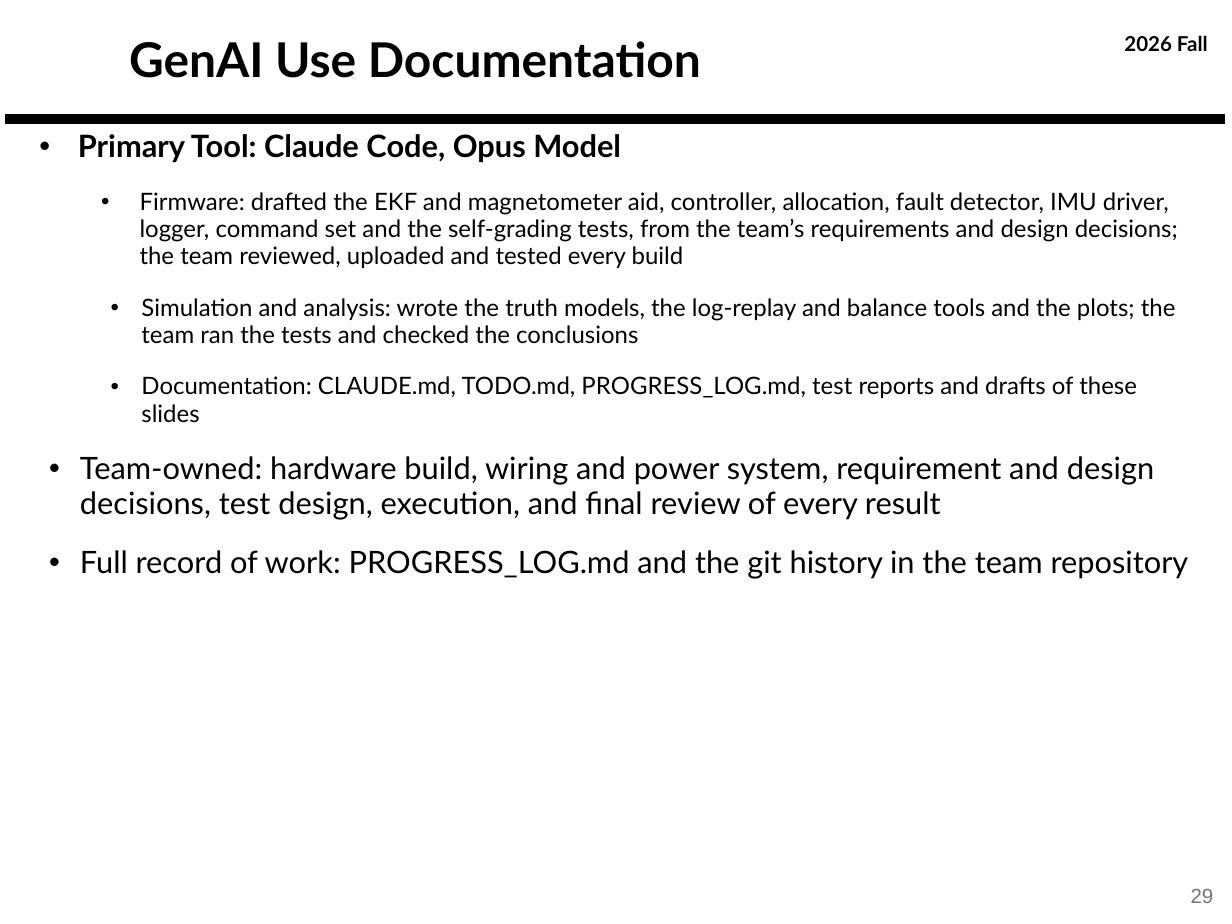
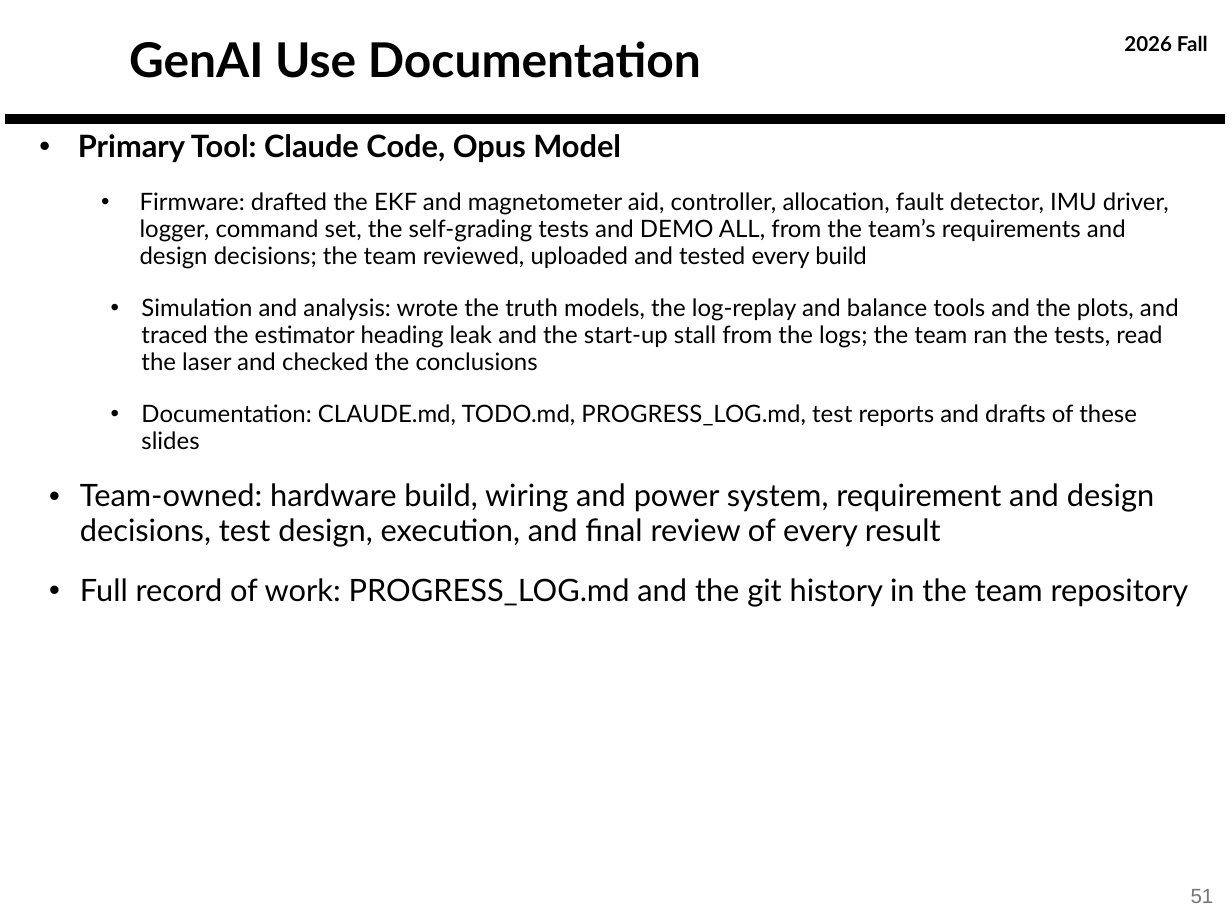
Before and after one commit to derek-weissinger-usafa/Astro-331-Lab-8, a slide deck: slide 51 of Reports/Astro 331 Lab 8_2_3 Body Final Pres.pptx (slide 29 before the commit). Drawn at 1232x924 pixels with LibreOffice and Linux fonts; fonts in the diff are those of the drawing; background and template pictures are left out. Boxes give left, top, right and bottom in pixels: in the first picture for what was removed or moved away, otherwise in the second. Text is boxed around its words. In the diff, an @@ line names an element or a change of style, - is before the commit and + after.

```diff
--- a/Reports/Astro 331 Lab 8_2_3 Body Final Pres.pptx
+++ b/Reports/Astro 331 Lab 8_2_3 Body Final Pres.pptx
@@ text at bbox=[140, 192, 1179, 371]: text changed @@
-  • Firmware: drafted the EKF and magnetometer aid, controller, allocation, fault detector, IMU driver, logger, command set and the self-grading tests, from the team’s requirements and design decisions; the team reviewed, uploaded and tested every build
-  • Simulation and analysis: wrote the truth models, the log-replay and balance tools and the plots; the team ran the tests and checked the conclusions
+  • Firmware: drafted the EKF and magnetometer aid, controller, allocation, fault detector, IMU driver, logger, command set, the self-grading tests and DEMO ALL, from the team’s requirements and design decisions; the team reviewed, uploaded and tested every build
+  • Simulation and analysis: wrote the truth models, the log-replay and balance tools and the plots, and traced the estimator heading leak and the start-up stall from the logs; the team ran the tests, read the laser and checked the conclusions
@@ page number at bbox=[1191, 889, 1214, 903]: text changed @@
-29
+51
```
Also in this commit, not shown: 11 other slides changed, 22 slides added, 8 other files.
